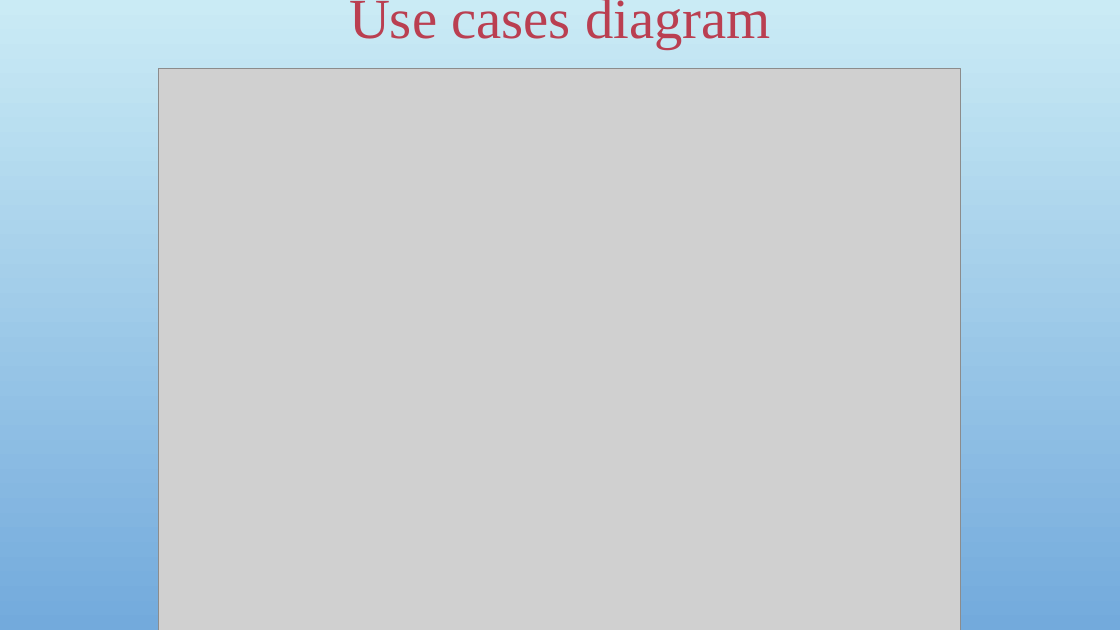
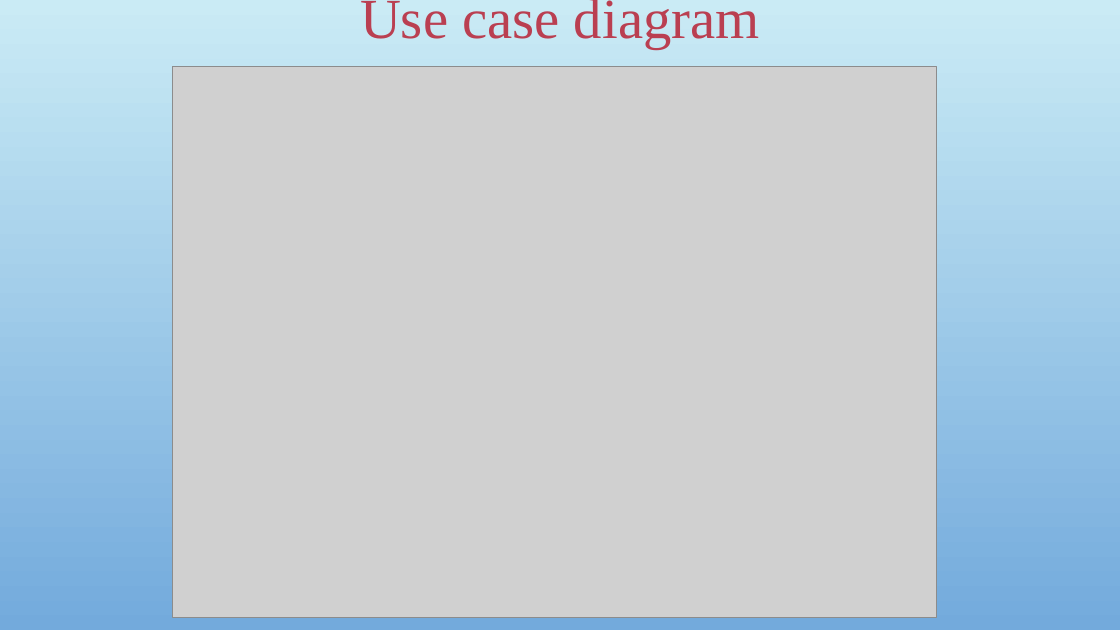
Before and after one commit to sangnvus/japanesedictionary, a slide deck: slide 15 of WIP/Documents/Report 1/UJD_VN_Examination_v1.0_EN/UJD_VN_ProjectOverview_v1.0.pptx. Drawn at 1120x630 pixels with LibreOffice and Linux fonts; fonts in the diff are those of the drawing; grey boxes stand for pictures; background and template pictures are left out. Boxes give left, top, right and bottom in pixels: in the first picture for what was removed or moved away, otherwise in the second. Text is boxed around its words. In the diff, an @@ line names an element or a change of style, - is before the commit and + after.

```diff
--- a/WIP/Documents/Report 1/UJD_VN_Examination_v1.0_EN/UJD_VN_ProjectOverview_v1.0.pptx
+++ b/WIP/Documents/Report 1/UJD_VN_Examination_v1.0_EN/UJD_VN_ProjectOverview_v1.0.pptx
@@ title at (x1=360, y1=0, x2=760, y2=49): text changed @@
-Use cases diagram
+Use case diagram
@@ picture resized from (x1=159, y1=69, x2=961, y2=630) to (x1=173, y1=66, x2=938, y2=618) @@
```
Also in this commit, not shown: 7 other slides changed, 11 slides added, 1 slide removed.
